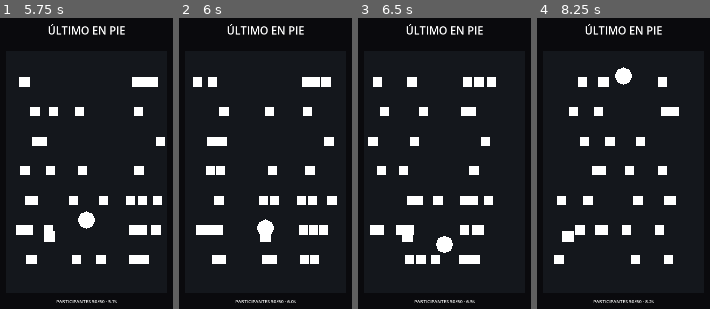
Above: before the commit, frames 1-4 (left to right).
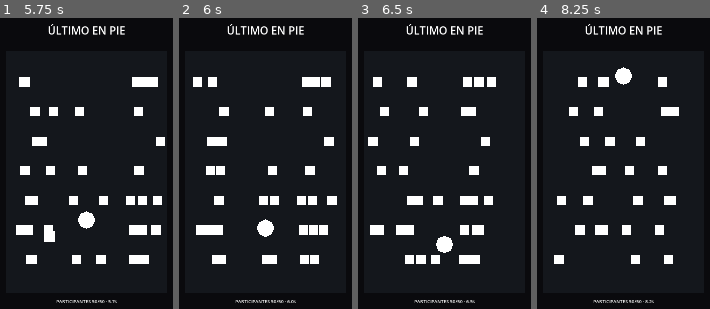
Above: after the commit, the same moments.

Repository: Baltas80/ULTIMO-EN-PIE
Game: Godot game, scene res://scenes/main.tscn
Two runs of this game, one before a commit and one after it. Both use one fixed random seed, a clock stepped at 60 frames per second and the inputs below.
Inputs (mouse positions are in pixels of both pictures, inside the frame that each line leads up to):
- Up to frame 1 (5.75 s): move the mouse to (77, 236) at 0.52 s; click (77, 236) at 0.67 s; drag from (141, 218) to (86, 90) at 1.27 s; move the mouse to (31, 119) at 2.02 s; click (31, 119) at 2.17 s; drag from (95, 169) to (31, 119) at 2.77 s; move the mouse to (58, 87) at 3.52 s; click (58, 87) at 3.67 s; drag from (128, 151) to (86, 175) at 4.27 s; move the mouse to (50, 186) at 5.02 s; click (50, 186) at 5.17 s
- Up to frame 2 (6 s): drag from (284, 96) to (229, 186) at 5.77 s
- Up to frame 3 (6.5 s): no input
- Up to frame 4 (8.25 s): move the mouse to (614, 236) at 6.52 s; click (614, 236) at 6.67 s; drag from (678, 218) to (623, 271) at 7.27 s; move the mouse to (568, 119) at 8.02 s; click (568, 119) at 8.17 s

Frame 1 is identical in both runs. In frame 2, 0.1% of the frame differs, in the area x 46-54%, y 74-77%; in frame 3, 0.2%; in frame 4, 0.3%, in the area x 14-22%, y 73-77%.
Error in both runs: Trying to assign an array of type "Array" to a variable of type "Array[Node]". (res://scripts/main.gd:64)

Commit message:
core: harden player lifecycle and arena bounds

Diff:
--- a/scripts/player.gd
+++ b/scripts/player.gd
@@ -2,13 +2,18 @@
 
 @export var follow_strength: float = 12.0
 @export var arena_margin: float = 72.0
+@export var arena_top: float = 220.0
+@export var arena_bottom: float = 1080.0
 
 var target_x: float
+var active := true
 
 func _ready() -> void:
 	target_x = position.x
 
 func _unhandled_input(event: InputEvent) -> void:
+	if not active:
+		return
 	if event is InputEventScreenTouch and event.pressed:
 		target_x = event.position.x
 	elif event is InputEventScreenDrag:
@@ -19,6 +24,15 @@
 		target_x = event.position.x
 
 func _physics_process(delta: float) -> void:
+	if not active:
+		return
 	target_x = clamp(target_x, arena_margin, 720.0 - arena_margin)
 	position.x = move_toward(position.x, target_x, 420.0 * follow_strength * delta)
-	position.y = clamp(position.y, 220.0, 1080.0)
+	position.y = clamp(position.y, arena_top, arena_bottom)
+
+func eliminate() -> void:
+	if not active:
+		return
+	active = false
+	set_physics_process(false)
+	queue_free()
